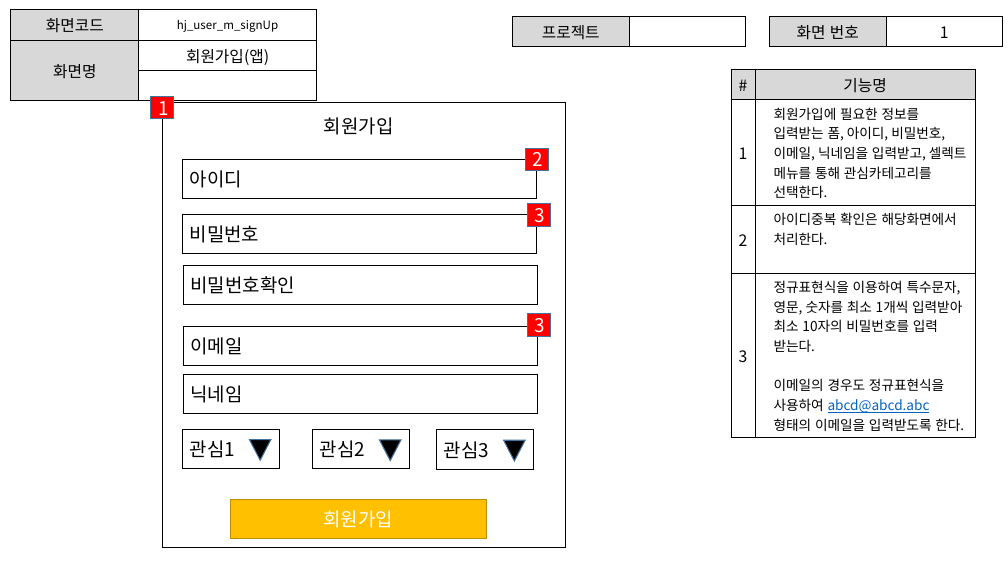
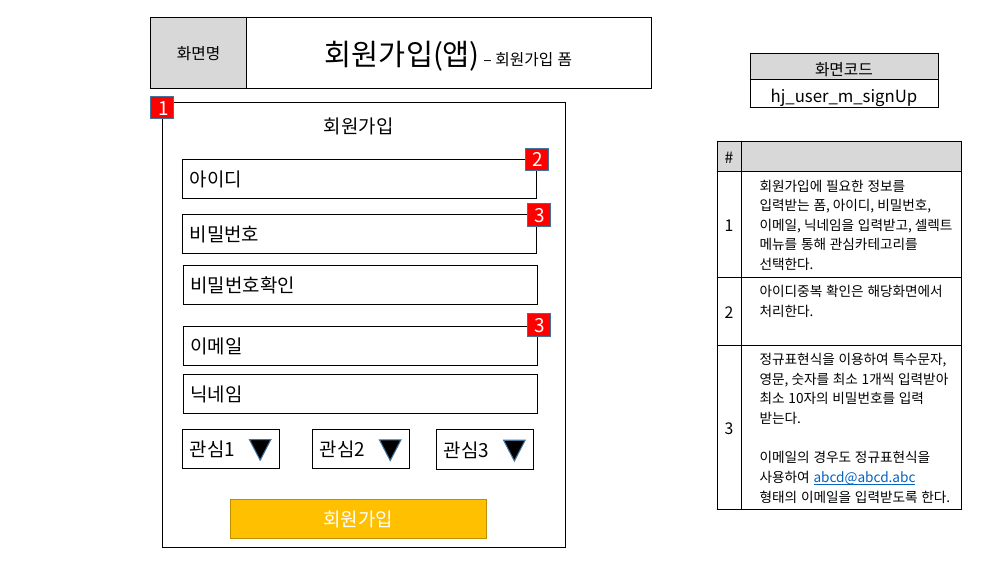
Before and after one commit to ezenteam2/e-Zone, a slide deck: slide 5 of 0 발표용 파워포인트/project05 - 파워포인트 종합 - 형준.pptx. Drawn at 1008x567 pixels with LibreOffice and Linux fonts; fonts in the diff are those of the drawing. Boxes give left, top, right and bottom in pixels: in the first picture for what was removed or moved away, otherwise in the second. Text is boxed around its words. In the diff, an @@ line names an element or a change of style, - is before the commit and + after.

```diff
--- a/0 발표용 파워포인트/project05 - 파워포인트 종합 - 형준.pptx
+++ b/0 발표용 파워포인트/project05 - 파워포인트 종합 - 형준.pptx
@@ table added at (151,17,651,88), 1 rows, 2 columns @@
+화면명 | 회원가입(앱) – 회원가입 폼
@@ table removed at (513,17,746,43), 1 rows, 2 columns @@
-프로젝트 | 
@@ table removed at (770,17,1003,44), 1 rows, 2 columns @@
-화면 번호 | 1
@@ table at (750,53,938,111) @@
-화면코드 | hj_user_m_signUp
-화면명 | 회원가입(앱)
- | 
+화면코드
+hj_user_m_signUp
@@ table: place and size @@
-table at (11,10,316,89)
+table at (750,53,938,111)
@@ table at (718,141,962,507) @@
-row 1, column 2: 기능명
+row 1, column 2: 
@@ table: place and size @@
-table at (731,70,975,435)
+table at (718,141,962,507)
```
Also in this commit, not shown: 7 other slides changed, 6 other files.
